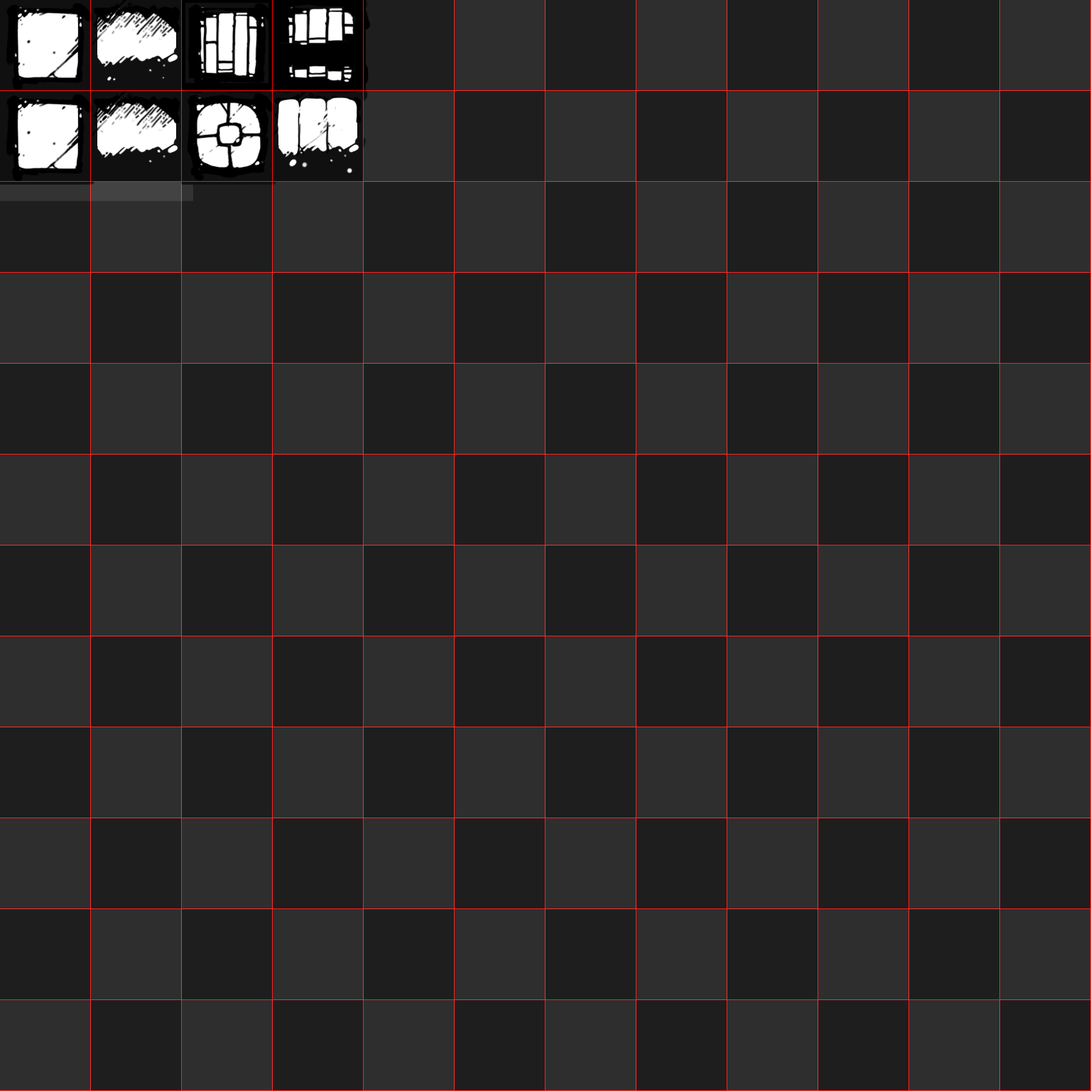
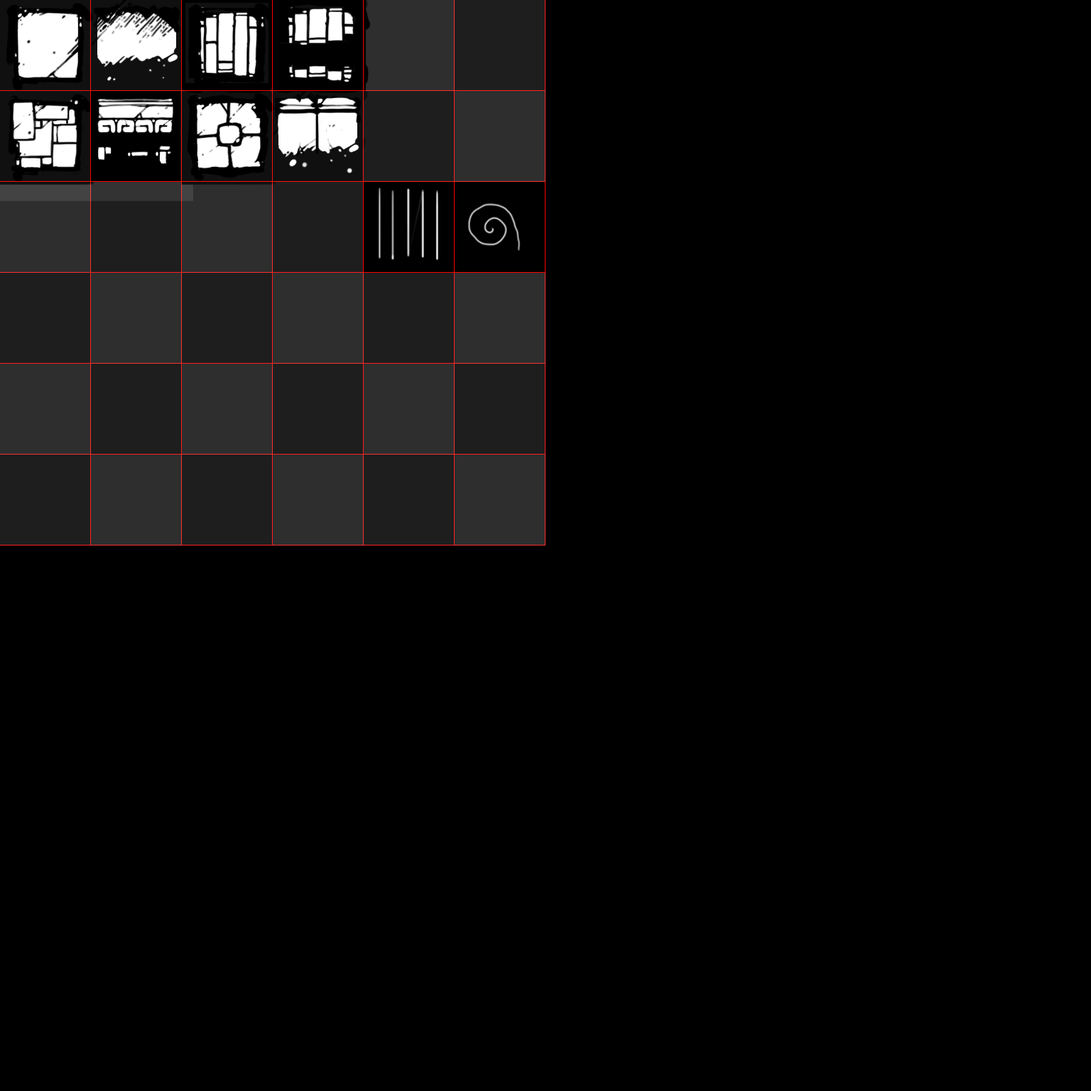
Layers edited between the first and the second w=1091, h=1091 image:
painted on "Layer 12" over [0, 0, 1091, 1091]
added group "Structure1" with 2 layers above "Tile1" over [363, 181, 546, 273]
added layer "Layer 22" in group "Structure1" over [378, 186, 521, 261]
added layer "Layer 21" in group "Structure1" over [363, 181, 546, 273]
added layer "Layer 17" in group "Tile3" over [274, 101, 359, 119]
painted on "Layer 16" over [196, 93, 337, 170]
added group "Tile4" with 3 layers above "Layer 10" over [6, 90, 182, 182]
added layer "Layer 20" in group "Tile4" over [96, 116, 178, 136]
added layer "Layer 19" in group "Tile4" over [93, 90, 179, 171]
added layer "Layer 18" in group "Tile4" over [6, 90, 182, 182]
painted on "Layer 3" over [0, 0, 1091, 1091]
painted on "Layer 1" over [0, 0, 1091, 1091]
painted on "Background" over [0, 0, 1091, 1091]
